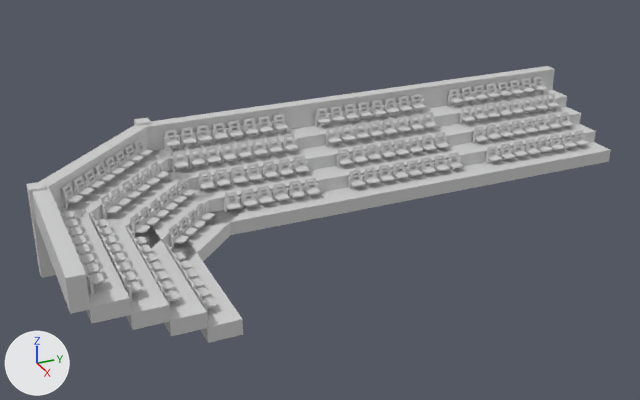
An edit to the COLLADA model models/seating/quarterseat/qseat.dae, drawn before and after from the same camera.
The view is the same before and after, from a 50 mm lens placed at (101.4, -53.4, 56.0), pointed at (-1.8, -6.9, 4.4). Arrows for +X, +Y and +Z are at lower left; the lights stay in place. Where no turn or scale is listed for an object, it has been applied to the vertices.

The first picture shows 'corner_011'.
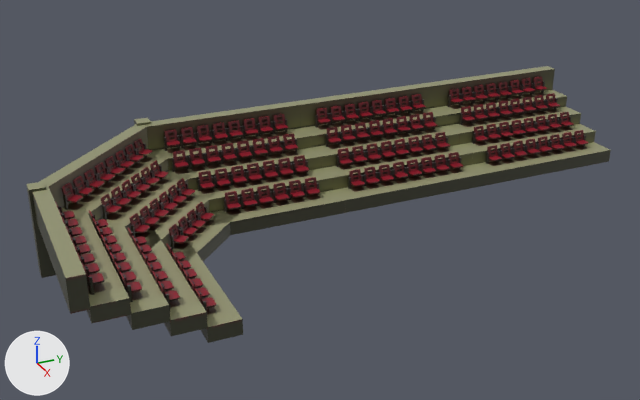
The change, as a diff of the scene's bpy script:
```diff
--- a/models/seating/quarterseat/qseat.dae.py
+++ b/models/seating/quarterseat/qseat.dae.py
@@ img_corner1bake_png @@
+img_corner1bake_png = load_image('corner1bake.png', 'corner1bake.png', 1024, 1024, 'sRGB')
@@ mat_material @@
 mat_material = principled_material('Material')
-mat_material.base_color = (0.64, 0.64, 0.64)  # light grey #d1d1d1
+mat_material.texture = img_corner1bake_png
 mat_material.roughness = 0.44
```

Boxes [x1, y1, x2, y2] around the edits, measured in the pictures (640 x 400 px):
'corner_011', surface changed
    both: [26, 66, 611, 343]
